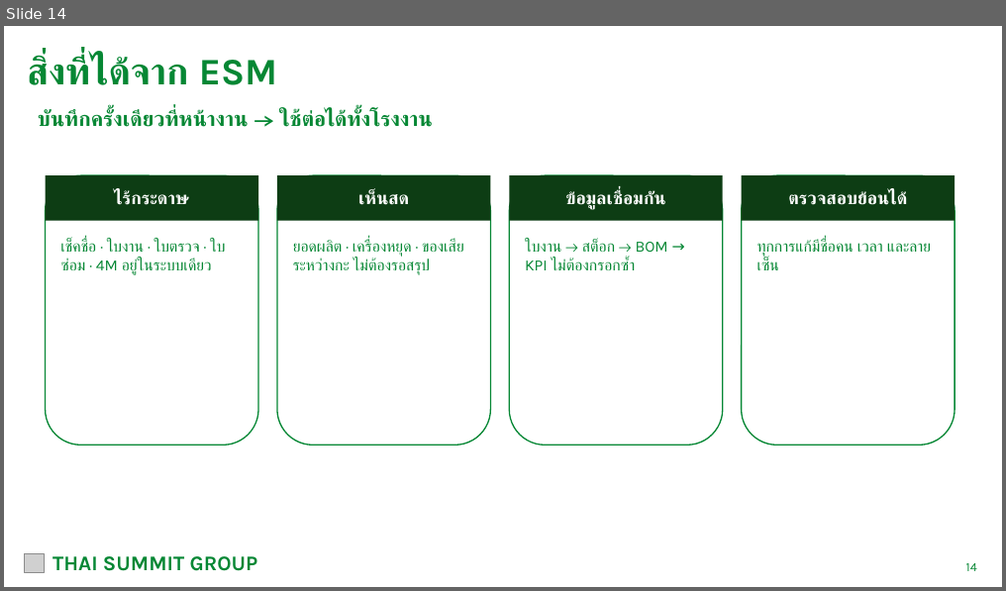
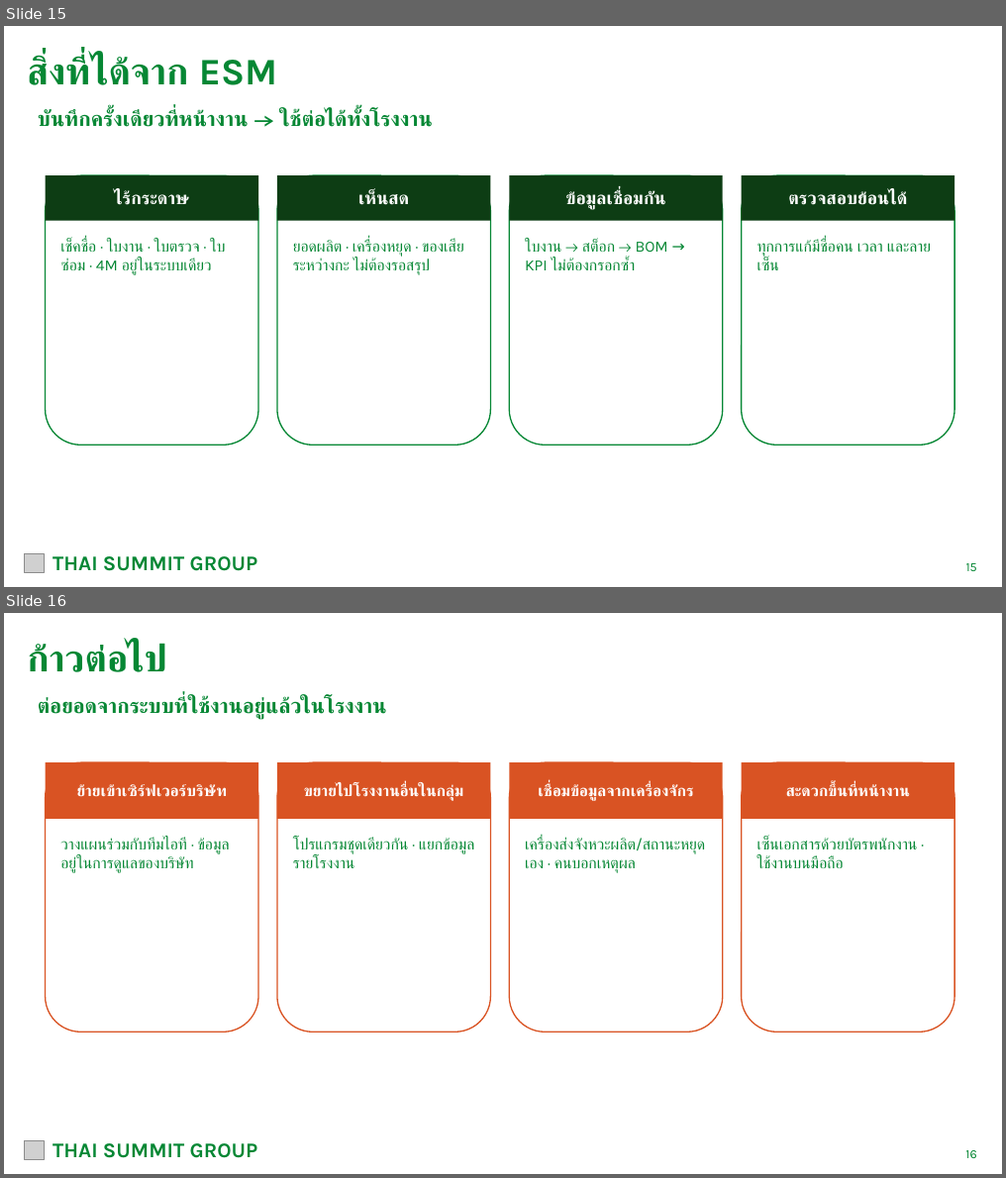
Before and after one commit to tsat4pd3-sketch/4Mmanagement, a slide deck: docs/meetings/TSAT_ESM_Workflow_Roadshow_2026-11-05.pptx. Shown one above the other, each under a label of ours: slide 14 before the commit, slides 15 and 16 after it. The pictures are 1006x591 and 1006x1178 pixels, drawn with LibreOffice and Linux fonts; fonts in the diff are those of the drawing; grey boxes stand for pictures. Boxes give left, top, right and bottom in pixels: in the first picture for what was removed or moved away, otherwise in the second. Text is boxed around its words. In the diff, an @@ line names an element or a change of style, - is before the commit and + after.

```diff
--- a/docs/meetings/TSAT_ESM_Workflow_Roadshow_2026-11-05.pptx
+++ b/docs/meetings/TSAT_ESM_Workflow_Roadshow_2026-11-05.pptx
@@ slide 16 added at [4, 613, 1002, 1174], background #FFFFFF @@
@@ text added at [27, 643, 167, 672], 36 pt, text #068734, bold @@
+ก้าวต่อไป
@@ text added at [38, 696, 386, 719], 20 pt, text #068734, bold @@
+ต่อยอดจากระบบที่ใช้งานอยู่แล้วในโรงงาน
@@ rounded rectangle added at [46, 762, 258, 1032], fill #FFFFFF, outline #D95323 1.25 pt @@
@@ rectangle added at [46, 762, 258, 819], fill #D95323 @@
@@ text added at [77, 784, 228, 797], 15 pt, text #FFFFFF, bold @@
+ย้ายเข้าเซิร์ฟเวอร์บริษัท
@@ rounded rectangle added at [277, 762, 491, 1032], fill #FFFFFF, outline #D95323 1.25 pt @@
@@ rectangle added at [277, 762, 491, 819], fill #D95323 @@
@@ text added at [304, 784, 464, 801], 15 pt, text #FFFFFF, bold @@
+ขยายไปโรงงานอื่นในกลุ่ม
@@ rounded rectangle added at [509, 762, 723, 1032], fill #FFFFFF, outline #D95323 1.25 pt @@
@@ rectangle added at [509, 762, 723, 819], fill #D95323 @@
@@ text added at [538, 784, 694, 801], 15 pt, text #FFFFFF, bold @@
+เชื่อมข้อมูลจากเครื่องจักร
@@ rounded rectangle added at [742, 762, 954, 1032], fill #FFFFFF, outline #D95323 1.25 pt @@
@@ rectangle added at [742, 762, 954, 819], fill #D95323 @@
@@ text added at [786, 784, 910, 797], 15 pt, text #FFFFFF, bold @@
+สะดวกขึ้นที่หน้างาน
@@ text added at [60, 837, 230, 873], 15 pt, text #068734 @@
+วางแผนร่วมกับทีมไอที · ข้อมูลอยู่ในการดูแลของบริษัท
@@ text added at [293, 837, 475, 855], 15 pt, text #068734 @@
+โปรแกรมชุดเดียวกัน · แยกข้อมูลรายโรงงาน
@@ text added at [525, 837, 705, 873], 15 pt, text #068734 @@
+เครื่องส่งจังหวะผลิต/สถานะหยุดเอง · คนบอกเหตุผล
@@ text added at [757, 837, 917, 868], 15 pt, text #068734 @@
+เซ็นเอกสารด้วยบัตรพนักงาน · ใช้งานบนมือถือ
@@ picture added at [24, 1141, 44, 1160] @@
@@ text added at [53, 1144, 258, 1158], 20 pt, text #068734, bold @@
+THAI SUMMIT GROUP
@@ text added at [965, 1151, 976, 1158], 12 pt, text #068734 @@
+16
@@ what was slide 14 is now slide 15 @@
@@ slide 15 changed as well @@
@@ text at [966, 564, 977, 571]: text changed @@
-14
+15
```
Also in this commit, not shown: 13 other slides changed, 1 other slide added, 5 other files.
